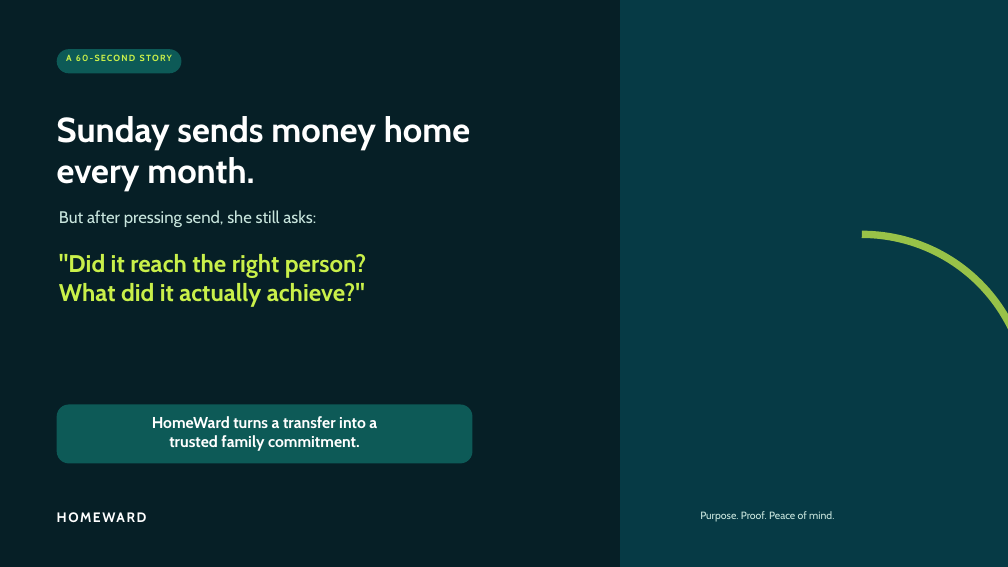
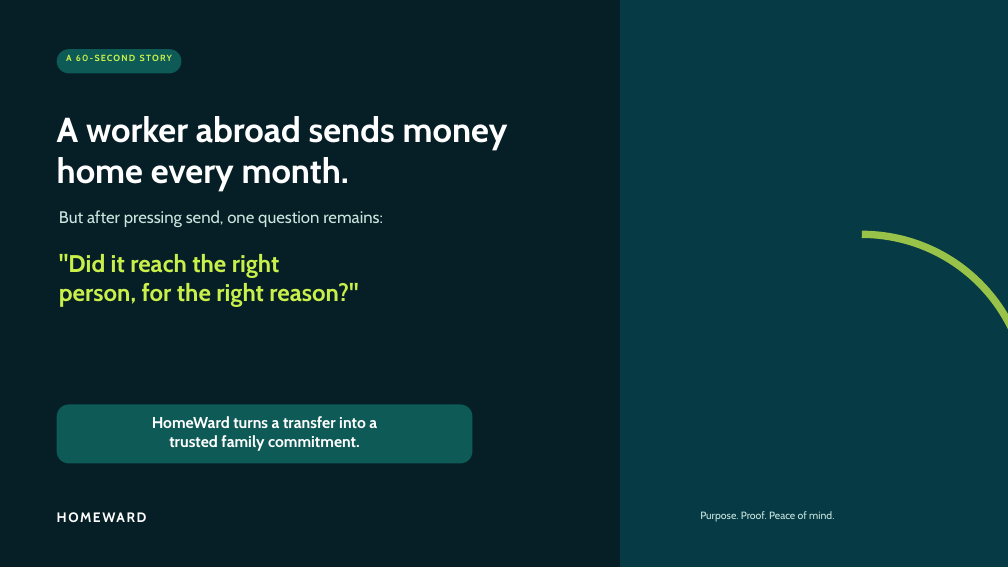
Before and after one commit to RockieRaheem/HomeWard, a slide deck: slide 1 of HomeWard_DevFest_Winning_Pitch_Deck.pptx. Drawn at 1008x567 pixels with LibreOffice and Linux fonts; fonts in the diff are those of the drawing; background and template pictures are left out. Boxes give left, top, right and bottom in pixels: in the first picture for what was removed or moved away, otherwise in the second. Text is boxed around its words. In the diff, an @@ line names an element or a change of style, - is before the commit and + after.

```diff
--- a/HomeWard_DevFest_Winning_Pitch_Deck.pptx
+++ b/HomeWard_DevFest_Winning_Pitch_Deck.pptx
@@ text at (57,116,508,191): text changed @@
-Sunday sends money home
-every month.
+A worker abroad sends money
+home every month.
@@ text at (59,210,383,227): text changed @@
-But after pressing send, she still asks:
+But after pressing send, one question remains:
@@ text at (59,254,358,307): text changed @@
-"Did it reach the right person?
-What did it actually achieve?"
+"Did it reach the right
+person, for the right reason?"
```
Also in this commit, not shown: 4 other slides changed, 2 other files.
